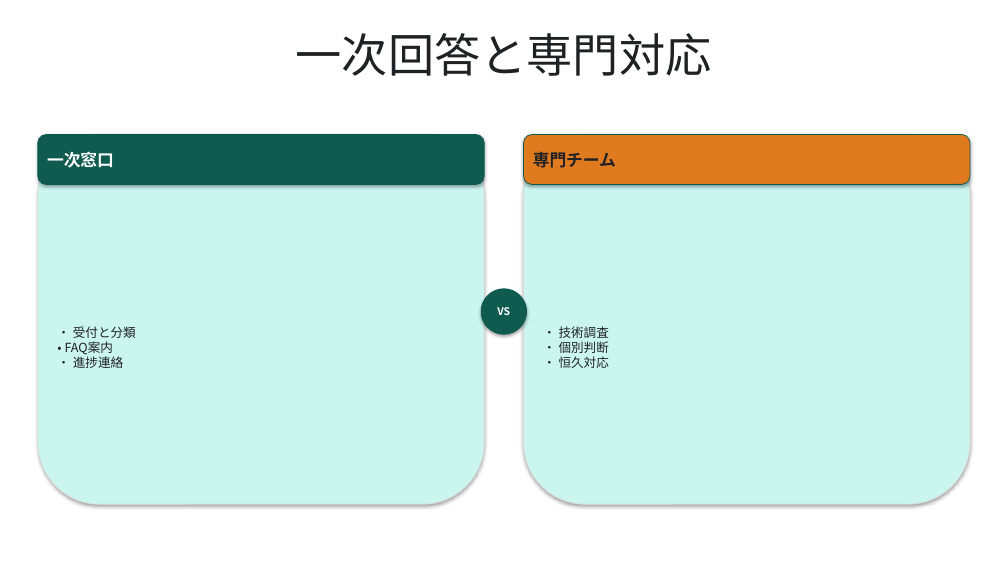
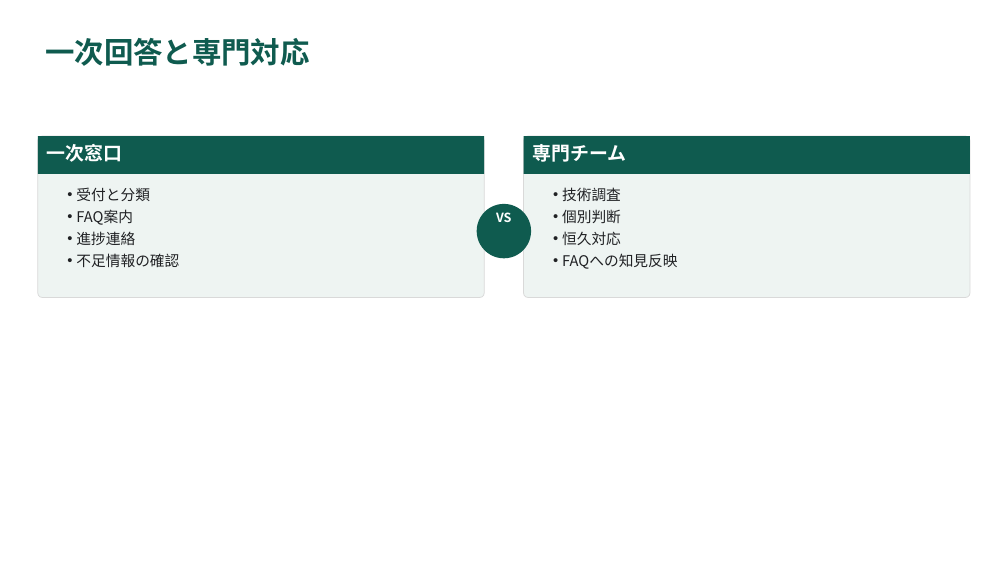
Before and after one commit to YHirano7/Artifacts, a slide deck: slide 11 of skills/pptx-deck/examples/component-gallery/component-gallery.pptx. Drawn at 1008x567 pixels with LibreOffice and Linux fonts; fonts in the diff are those of the drawing. Boxes give left, top, right and bottom in pixels: in the first picture for what was removed or moved away, otherwise in the second. Text is boxed around its words. In the diff, an @@ line names an element or a change of style, - is before the commit and + after.

```diff
--- a/skills/pptx-deck/examples/component-gallery/component-gallery.pptx
+++ b/skills/pptx-deck/examples/component-gallery/component-gallery.pptx
@@ title "一次回答と専門対応": place and size @@
-title "一次回答と専門対応" at (296, 33, 712, 76)
+title "一次回答と専門対応" at (45, 38, 309, 66)
@@ title "一次回答と専門対応" at (45, 38, 309, 66): size 44 to 28 pt, text colour #202124 to #0F5B4F, bold on; alignment centre to left @@
@@ rectangle "一次窓口": place and size @@
-rectangle "一次窓口" at (38, 135, 485, 185)
+rectangle "一次窓口" at (38, 136, 485, 174)
@@ rectangle "一次窓口" at (38, 136, 485, 174): size 16 to 18 pt; vertical alignment middle to top; rounded rectangle to rectangle; outline #0D5B4F 0.75 pt to none; shadow off @@
@@ rounded rectangle: place and size @@
-rounded rectangle at (38, 135, 485, 504)
+rounded rectangle at (38, 136, 485, 298)
@@ rounded rectangle at (38, 136, 485, 298): fill #CBF6F0 to #EEF4F2; shadow off; proportions changed @@
@@ rectangle "専門チーム": place and size @@
-rectangle "専門チーム" at (523, 135, 970, 185)
+rectangle "専門チーム" at (523, 136, 970, 174)
@@ rectangle "専門チーム" at (523, 136, 970, 174): size 16 to 18 pt, text colour #202124 to #FFFFFF; vertical alignment middle to top; rounded rectangle to rectangle; fill #E07A1F to #0F5B4F; outline #0D5B4F 0.75 pt to none; shadow off @@
@@ rounded rectangle at (523, 136, 970, 298): fill #CBF6F0 to #EEF4F2; shadow off; proportions changed @@
@@ rounded rectangle: place and size @@
-rounded rectangle at (523, 135, 970, 504)
+rounded rectangle at (523, 136, 970, 298)
@@ text "受付と分類" at (76, 187, 179, 267): vertical alignment middle to top @@
@@ text at (76, 187, 179, 267): text changed; size 12 to 14 pt @@
-• 受付と分類
-• FAQ案内
-• 進捗連絡
+• 受付と分類
+• FAQ案内
+• 進捗連絡
+• 不足情報の確認
@@ text "VS": place and size @@
-text "VS" at (482, 289, 527, 334)
+text "VS" at (496, 212, 511, 222)
@@ text "VS" at (496, 212, 511, 222): size 10 to 12 pt; vertical alignment middle to top; fill #0F5B4F to none; outline #0D5B4F 0.75 pt to none; shadow off @@
@@ ellipse added at (476, 204, 531, 259), fill #0F5B4F @@
@@ text "技術調査" at (562, 187, 678, 269): vertical alignment middle to top @@
@@ text at (562, 187, 678, 269): text changed; size 12 to 14 pt @@
-• 技術調査
-• 個別判断
-• 恒久対応
+• 技術調査
+• 個別判断
+• 恒久対応
+• FAQへの知見反映
```
Also in this commit, not shown: 21 other slides changed, 41 other files.
